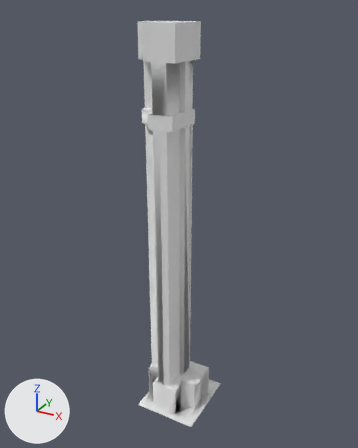
A saved change to the FBX model Assets/5. Models/Wall-Corner.fbx.
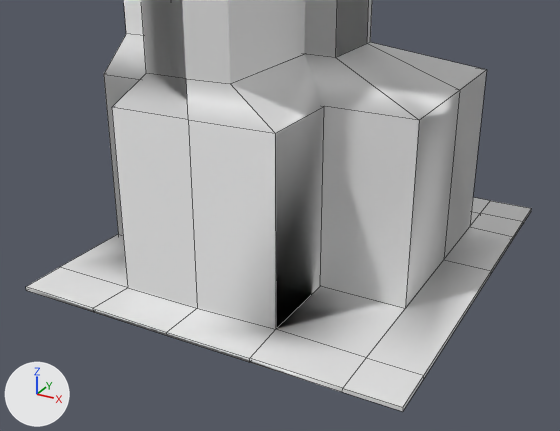
Each version is shown whole from a 50 mm lens placed at (3.82, -8.87, 9.27), pointed at (-1.11, 0.09, 4.79), then close up from a 50 mm lens placed at (0.33, -2.68, 1.46), pointed at (-0.83, -0.56, 0.4). Arrows for +X, +Y and +Z are at lower left; the lights stay in place. The older version's two pictures come first. The close-ups show mesh edges as thin lines. Materials are left out; every surface is plain grey. Where no turn or scale is listed for an object, it has been applied to the vertices. Vertices at exactly the same position are counted once.

The first close-up shows 'Corner'.
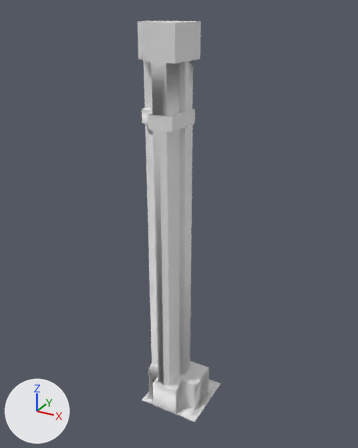
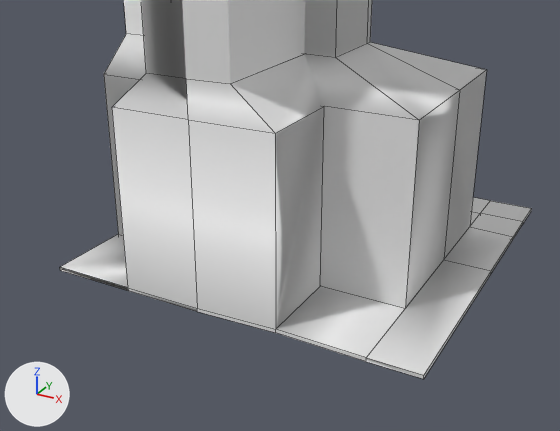
The newer file is also turned or shifted as a whole; pictures and numbers use the older file's frame.

Pixel boxes (x1, y1, x2, y2) of what changed, in the close-ups (560 x 431 px):
'Corner', reshaped
    before: (26, 0, 532, 411)
    after: (60, 0, 532, 379)
part 1 of me_cube_017, cut back
    before: (26, 0, 532, 411)
    after: (366, 208, 532, 379)

The change in detail:
me_cube_017 is used by ob_corner; location (-1.114, 0.0, 0.0).
me_cube_017 had 231 vertices, 245 faces and spanned x -0.67..0.86, y -0.86..0.85, z 0.0..9.0.
me_cube_017 now has 217 vertices, 223 faces and spans x -0.67..0.86, y -0.67..0.85, z 0.0..9.0.
Part 1, on me_cube_017:
14 vertices are removed from x -0.66..0.86, y -0.86, z 0.0..0.02.
27 faces are deleted.
5 new faces join them.
